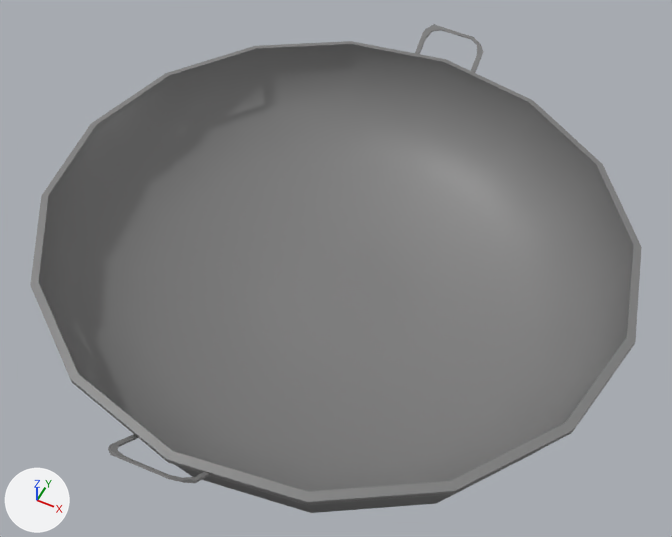
Before and after pictures for a commit that changed the FBX model Assets/Asset Afta/3D/Enviroment/Sekolah/ExportPropsFBX/SekolahNew/Props/Kantin/Kantin-Wok.fbx.
Rendered twice from a 50 mm camera at (0.457, -0.906, 1.231) aimed at (0.009, -0.01, 0.111). Every picture has the same lights, and +X, +Y and +Z are marked at lower left. The first picture is the older version.

In view in the first picture: 'Siomay-Wok_LOD0'.
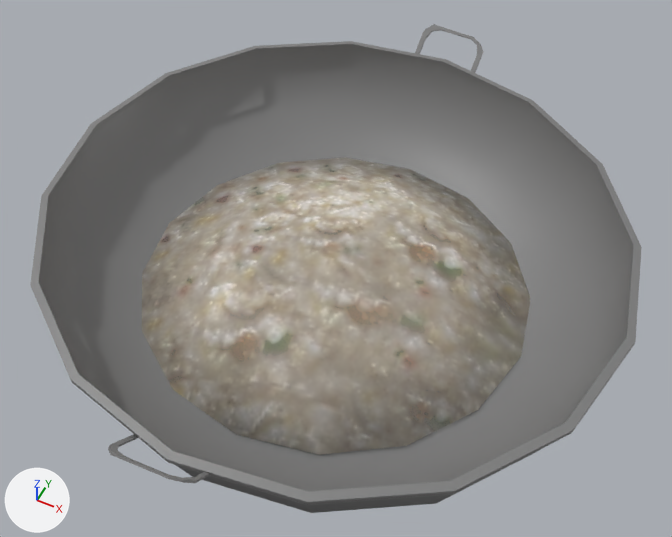
Patch to the scene script:
```diff
--- a/Assets/Asset Afta/3D/Enviroment/Sekolah/ExportPropsFBX/SekolahNew/Props/Kantin/Kantin-Wok.fbx.py
+++ b/Assets/Asset Afta/3D/Enviroment/Sekolah/ExportPropsFBX/SekolahNew/Props/Kantin/Kantin-Wok.fbx.py
@@ img_wok_content_texture_png @@
+img_wok_content_texture_png = load_image('Wok Content Texture.png', 'Wok Content Texture.png', 256, 256, 'Non-Color')
@@ mat_wok_content @@
+mat_wok_content = bpy.data.materials.new('Wok Content')
+# uses the picture img_wok_content_texture_png
@@ me_sphere_002 @@
+me_sphere_002.from_pydata(...)  # 65 vertices, 64 faces; spans x -0.326..0.326, y -0.321..0.321, z 0.021..0.113
+me_sphere_002.materials.append(mat_wok_content)
@@ ob_wok_cont @@
+ob_wok_cont = bpy.data.objects.new('Wok Cont', me_sphere_002)
+ob_wok_cont.location = (0.0, 0.001, 0.032)
```

Where the change shows, as pixel boxes [x1, y1, x2, y2] in the pictures (672 x 537 px):
'Wok Cont', added
    after: [142, 157, 530, 455]
